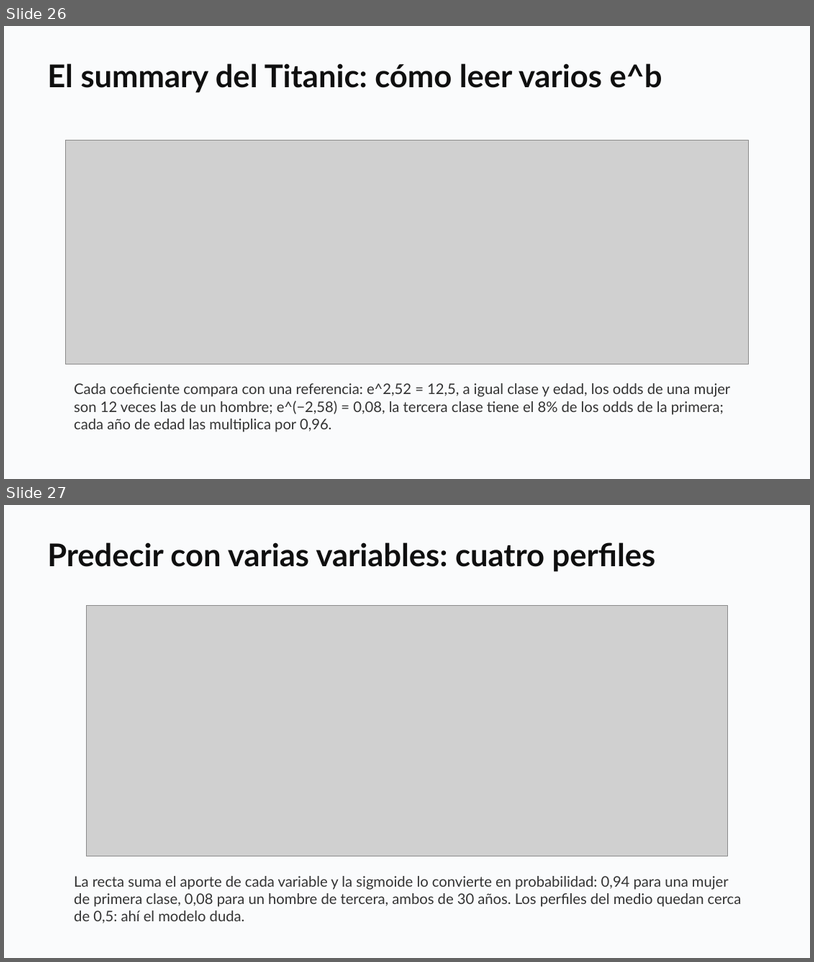
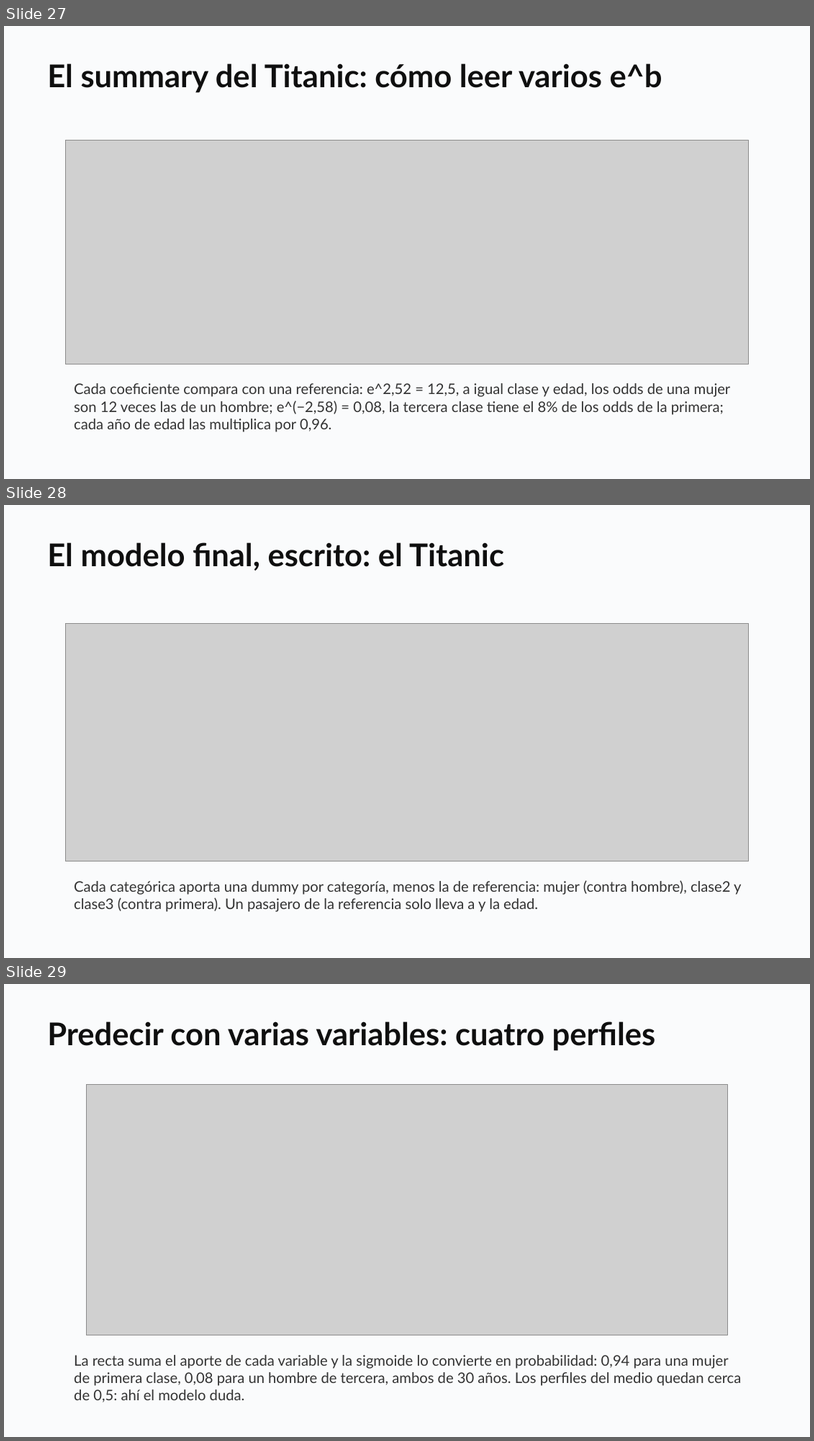
Before and after one commit to daniopitz/diplomado-cdd, a slide deck: presentaciones/clase06_regresion_logistica.pptx. Shown one above the other, each under a label of ours: slides 26 and 27 before the commit, slides 27, 28 and 29 after it. The pictures are 814x962 and 814x1441 pixels, drawn with LibreOffice and Linux fonts; fonts in the diff are those of the drawing; grey boxes stand for pictures. Boxes give left, top, right and bottom in pixels: in the first picture for what was removed or moved away, otherwise in the second. Text is boxed around its words. In the diff, an @@ line names an element or a change of style, - is before the commit and + after.

```diff
--- a/presentaciones/clase06_regresion_logistica.pptx
+++ b/presentaciones/clase06_regresion_logistica.pptx
@@ slide 28 added at [4,505,810,958], background #FFFFFF @@
@@ rectangle added at [4,505,810,958], fill #FAFBFC @@
@@ text added at [47,542,504,571], 28 pt, text #0F0F0F, bold @@
+El modelo final, escrito: el Titanic
@@ picture added at [65,624,748,861] @@
@@ text added at [74,880,741,912], 13 pt, text #333333 @@
+Cada categórica aporta una dummy por categoría, menos la de referencia: mujer (contra hombre), clase2 y clase3 (contra primera). Un pasajero de la referencia solo lleva a y la edad.
@@ what was slide 26 is now slide 27 @@
@@ what was slide 27 is now slide 29 @@
```
Also in this commit, not shown: 1 other slide added, 5 other files.
